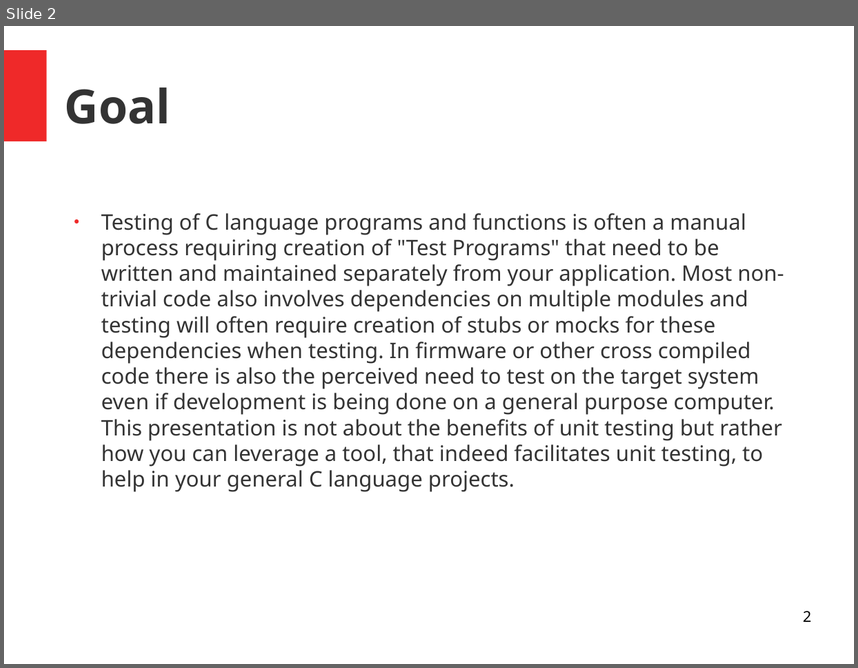
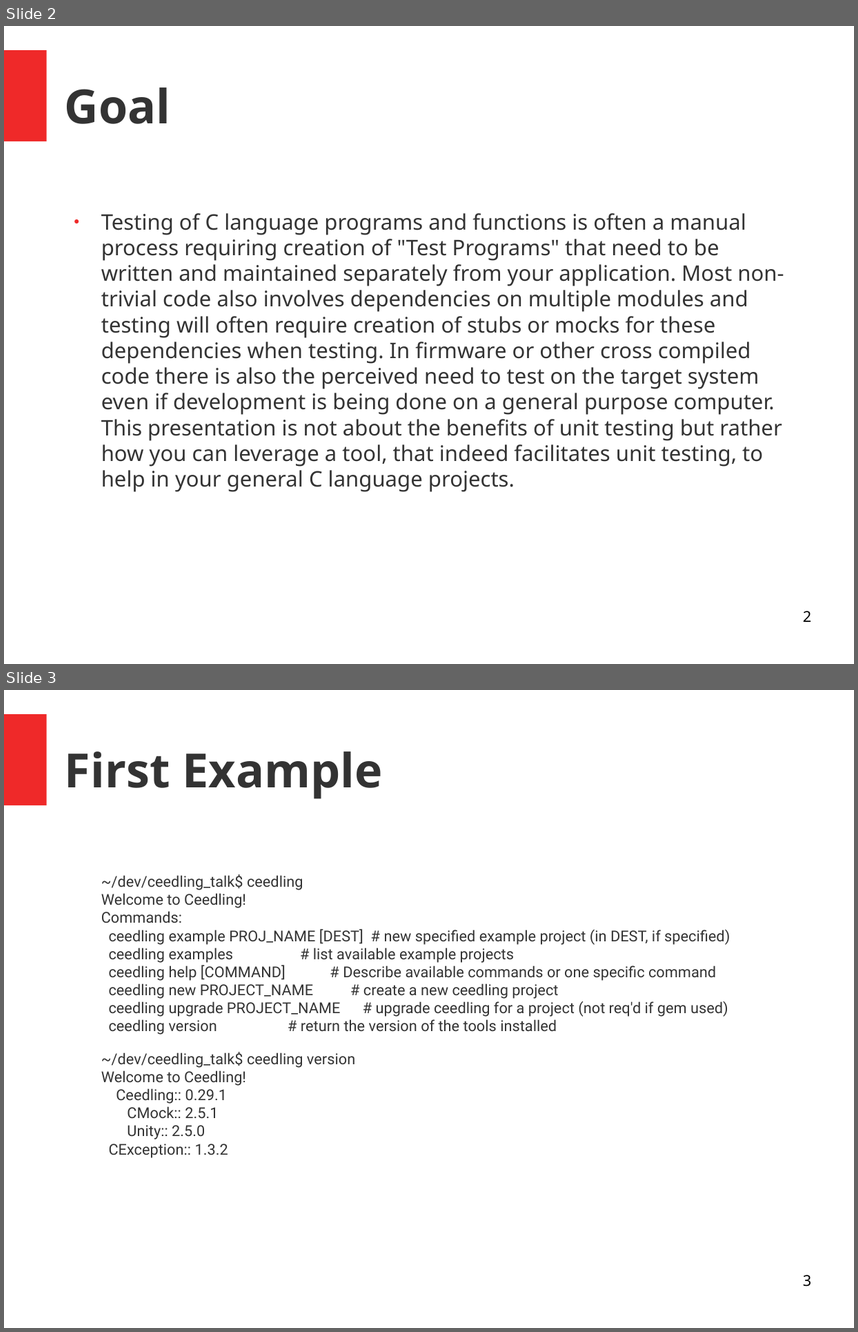
Before and after one commit to bd2357/ceedling_talk, a slide deck: ceedling_talk.odp. Shown one above the other, each under a label of ours: slide 2 before the commit, slides 2 and 3 after it. The pictures are 858x668 and 858x1332 pixels, drawn with LibreOffice and Linux fonts; fonts in the diff are those of the drawing. Boxes give left, top, right and bottom in pixels: in the first picture for what was removed or moved away, otherwise in the second. Text is boxed around its words. In the diff, an @@ line names an element or a change of style, - is before the commit and + after.

Commit message:
update to slides, added first example plroject

```diff
--- a/ceedling_talk.odp
+++ b/ceedling_talk.odp
@@ slide 3 added at [4,690,854,1328], background #FFFFFF; not listed: 1 template element that a slide beside it also shows @@
@@ title added at [65,751,383,799], 44 pt, text #333333, bold @@
+First Example
@@ text added at [101,874,730,1158], 14 pt, text #333333 @@
+~/dev/ceedling_talk$ ceedling
+Welcome to Ceedling!
+Commands:
+ceedling example PROJ_NAME [DEST] # new specified example project (in DEST, if specified)
+ceedling examples # list available example projects
+ceedling help [COMMAND] # Describe available commands or one specific command
+ceedling new PROJECT_NAME # create a new ceedling project
+ceedling upgrade PROJECT_NAME # upgrade ceedling for a project (not req'd if gem used)
+ceedling version # return the version of the tools installed
+~/dev/ceedling_talk$ ceedling version
+Welcome to Ceedling!
+Ceedling:: 0.29.1
+CMock:: 2.5.1
+Unity:: 2.5.0
+CException:: 1.3.2
@@ page number added at [803,1274,811,1286], 14 pt, text #000000 @@
+3
```
Also in this commit, not shown: 12 other files.
